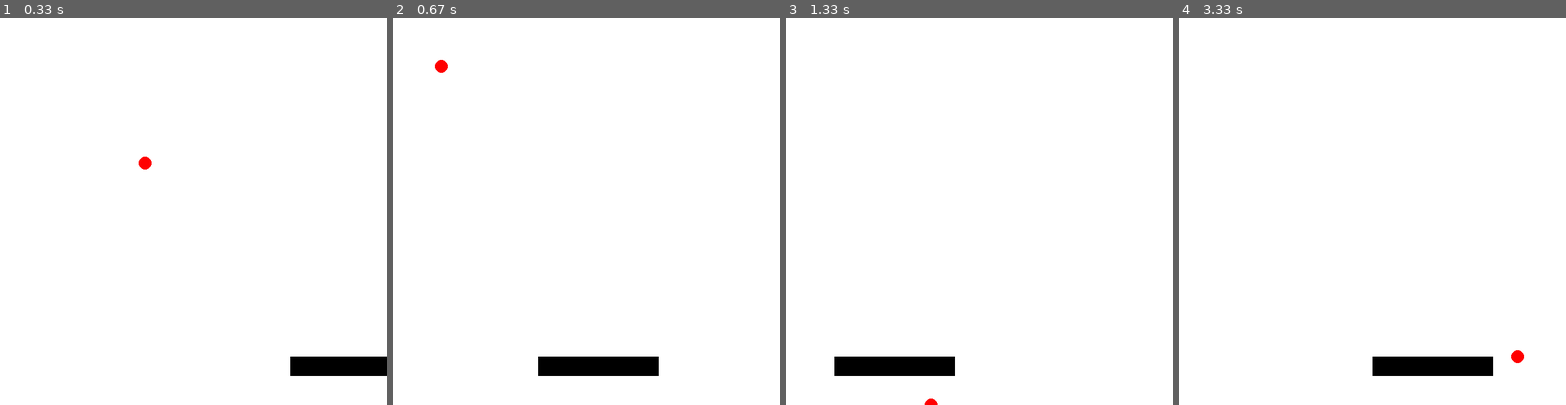
Above: before the commit, frames 1-4 (left to right).
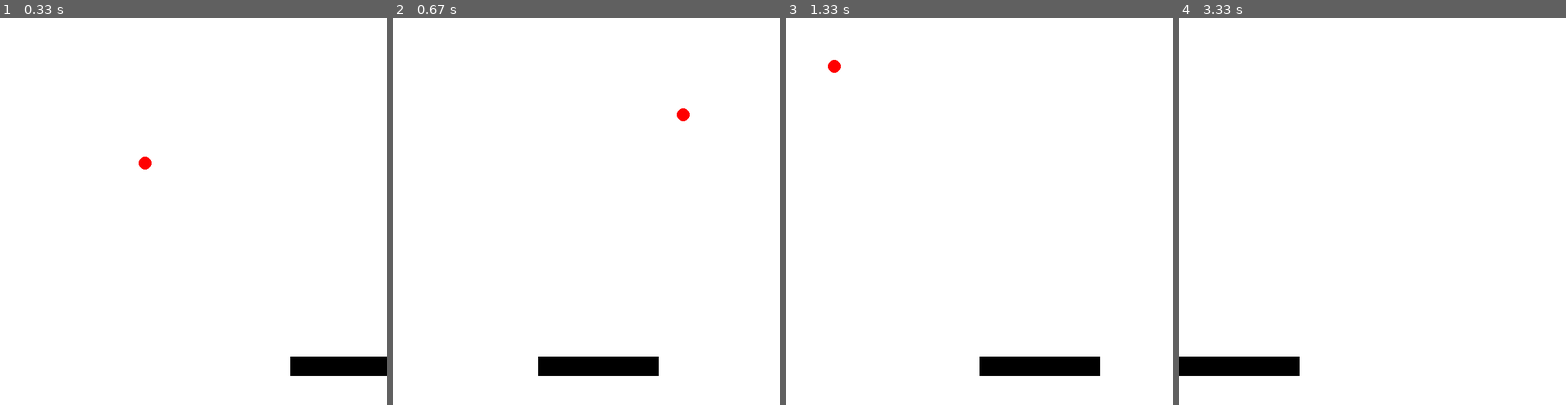
Above: after the commit, the same moments.

Repository: AndyyTaylor/Yr12Major
Game: pygame game, started from main.py
Two runs of this game, one before a commit and one after it. Both use one fixed random seed, a clock stepped at 60 frames per second and the inputs below.
Inputs:
- Up to frame 1 (0.33 s): no input
- Up to frame 2 (0.67 s): tap Space at 0.33 s
- Up to frame 3 (1.33 s): tap Space at 0.73, 1.03, 1.23 s
- Up to frame 4 (3.33 s): tap Space at 1.57, 1.87, 2.07, 2.37, 2.63, 2.97, 3.27 s; tap Y at 2.15 s

Frame 1 is identical in both runs. In frame 2, 0.2% of the frame differs, in the area x 10-77%, y 10-27%; in frame 3, 3.2%, in the area x 10-82%, y 10-100%; in frame 4, 3.2%.

Commit message:
Better way to load args

Diff:
--- a/src/ml/agents/reinforcement/QLearn.py
+++ b/src/ml/agents/reinforcement/QLearn.py
@@ -2,11 +2,15 @@
 import numpy as np
 
 class QLearn():
-    def __init__(self, num_observations, num_actions, **kwargs):
+    def __init__(self, num_observations, num_actions, alpha=0.02, gamma=0.95, epsilon=1, min_epsilon=0.05, epsilon_decay=0.0001):
+        self.alpha = alpha
+        self.gamma = gamma
+        self.epsilon = epsilon
+        self.min_epsilon = min_epsilon
+        self.epsilon_decay = epsilon_decay
+
         self.num_actions = num_actions
         self.num_observations = num_observations
-
-        self.load_keyword_args(kwargs)
 
         self.model = SarsaTabular(num_observations, num_actions, self.alpha, self.gamma)
 
@@ -22,22 +26,6 @@
     def train(self, prev_state, action, reward, done, new_state):
         self.model.set_epsilon(self.epsilon)
         self.model.train(prev_state, action, reward, done, new_state)
-
-    def load_keyword_args(self, kwargs):
-        if 'alpha' in kwargs: self.alpha = kwargs['alpha']
-        else: self.alpha = 0.02
-
-        if 'gamma' in kwargs: self.gamma = kwargs['gamma']
-        else: self.gamma = 0.95
-
-        if 'epsilon' in kwargs: self.epsilon = kwargs['epsilon']
-        else: self.epsilon = 1
-
-        if 'min_epsilon' in kwargs: self.min_epsilon = kwargs['min_epsilon']
-        else: self.min_epsilon = 0.05
-
-        if 'epsilon_decay' in kwargs: self.epsilon_decay = kwargs['epsilon_decay']
-        else: self.epsilon_decay = 0.0001
 
 class Model():
     def __init__(self, num_observations, num_actions, alpha, gamma):
--- a/src/states/Simulation.py
+++ b/src/states/Simulation.py
@@ -16,7 +16,7 @@
     def __init__(self):
         super().__init__("Simulation", "MasterState")
 
-        self.agent = QLearn(4, 3)
+        self.agent = QLearn(4, 3, gamma=2)
         self.environment = Environment()
 
         self.episode = 0
